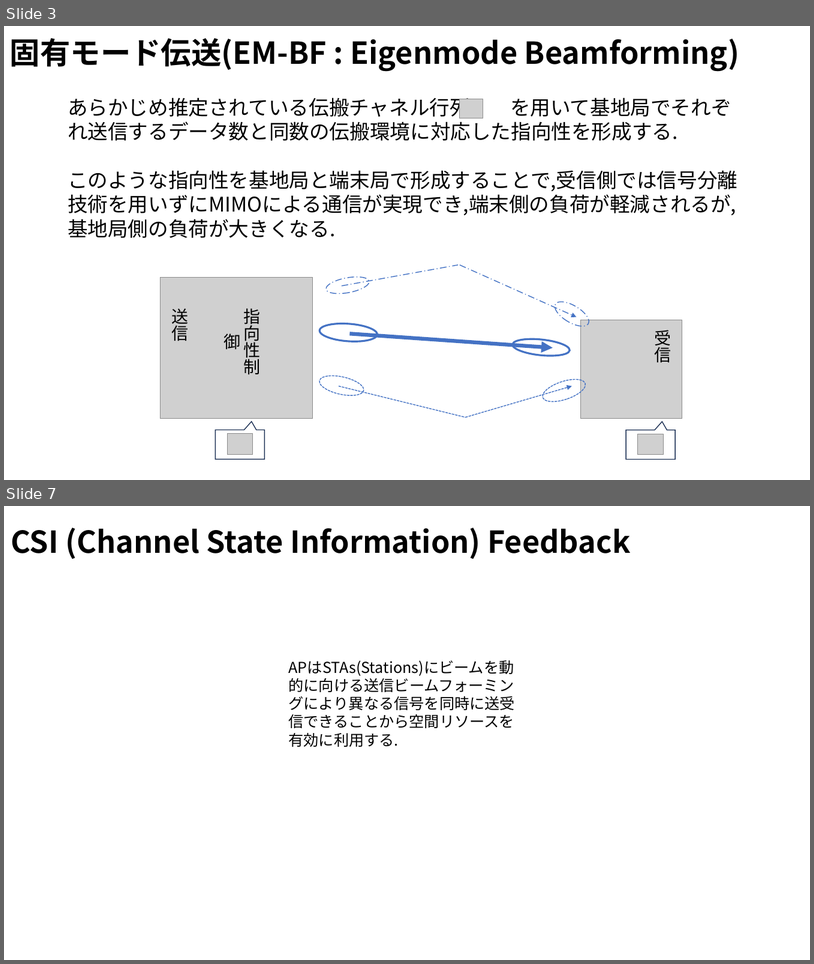
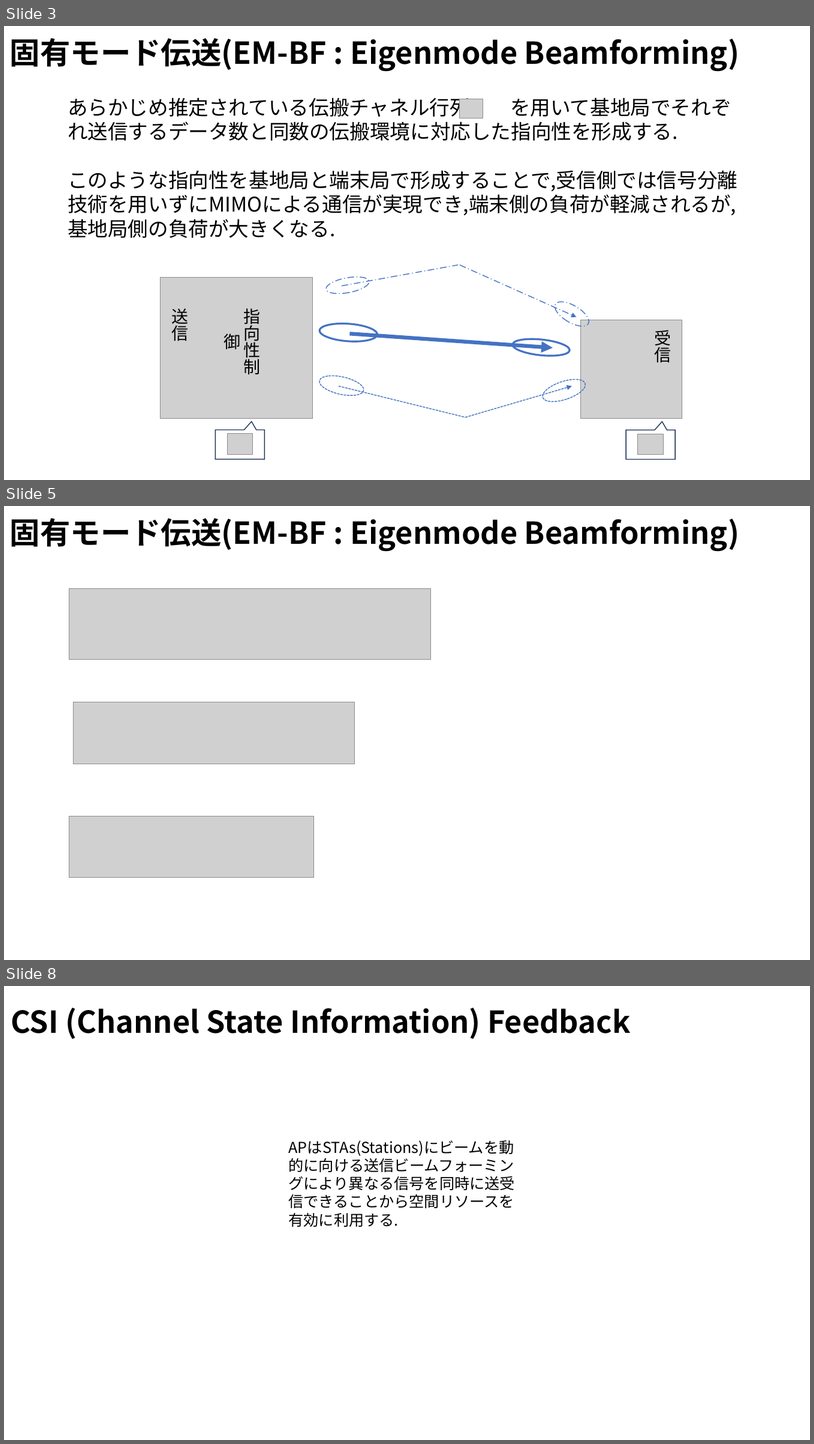
Before and after one commit to ryoww/seminar, a slide deck: MIMO/MU-MIMO.pptx. Shown one above the other, each under a label of ours: slides 3 and 7 before the commit, slides 3, 5 and 8 after it; the slides between them are not shown. The pictures are 814x964 and 814x1444 pixels, drawn with LibreOffice and Linux fonts; fonts in the diff are those of the drawing; grey boxes stand for pictures. Boxes give left, top, right and bottom in pixels: in the first picture for what was removed or moved away, otherwise in the second. Text is boxed around its words. In the diff, an @@ line names an element or a change of style, - is before the commit and + after.

```diff
--- a/MIMO/MU-MIMO.pptx
+++ b/MIMO/MU-MIMO.pptx
@@ slide 5 added at [4, 506, 810, 960], background #FFFFFF @@
@@ text added at [10, 518, 740, 552], 36 pt, text #000000, bold @@
+固有モード伝送(EM-BF : Eigenmode Beamforming)
@@ picture added at [69, 588, 431, 660] @@
@@ picture added at [74, 702, 355, 764] @@
@@ picture added at [69, 816, 314, 877] @@
@@ what was slide 7 is now slide 8 @@
```
Also in this commit, not shown: 3 slides changed, 4 other files.
